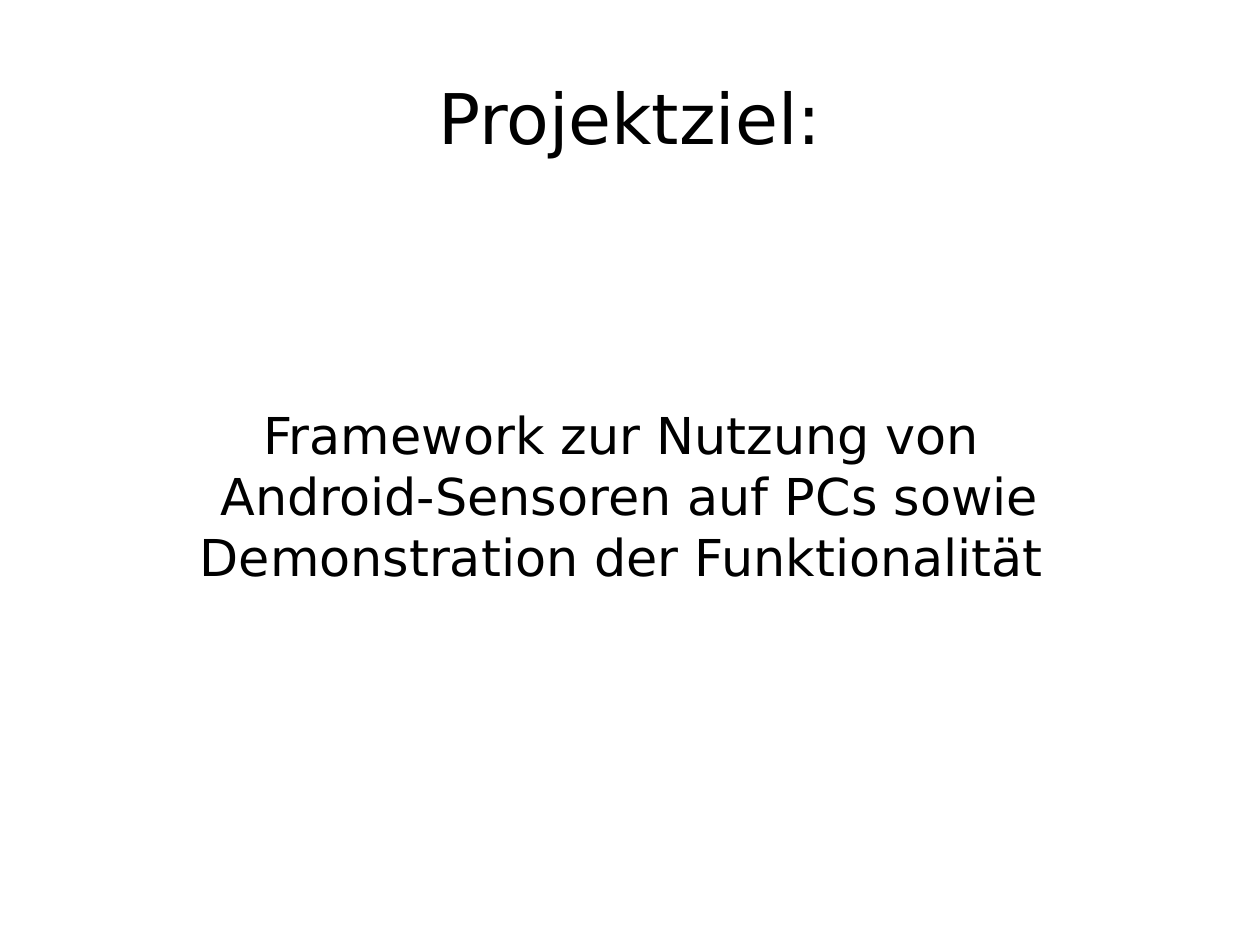
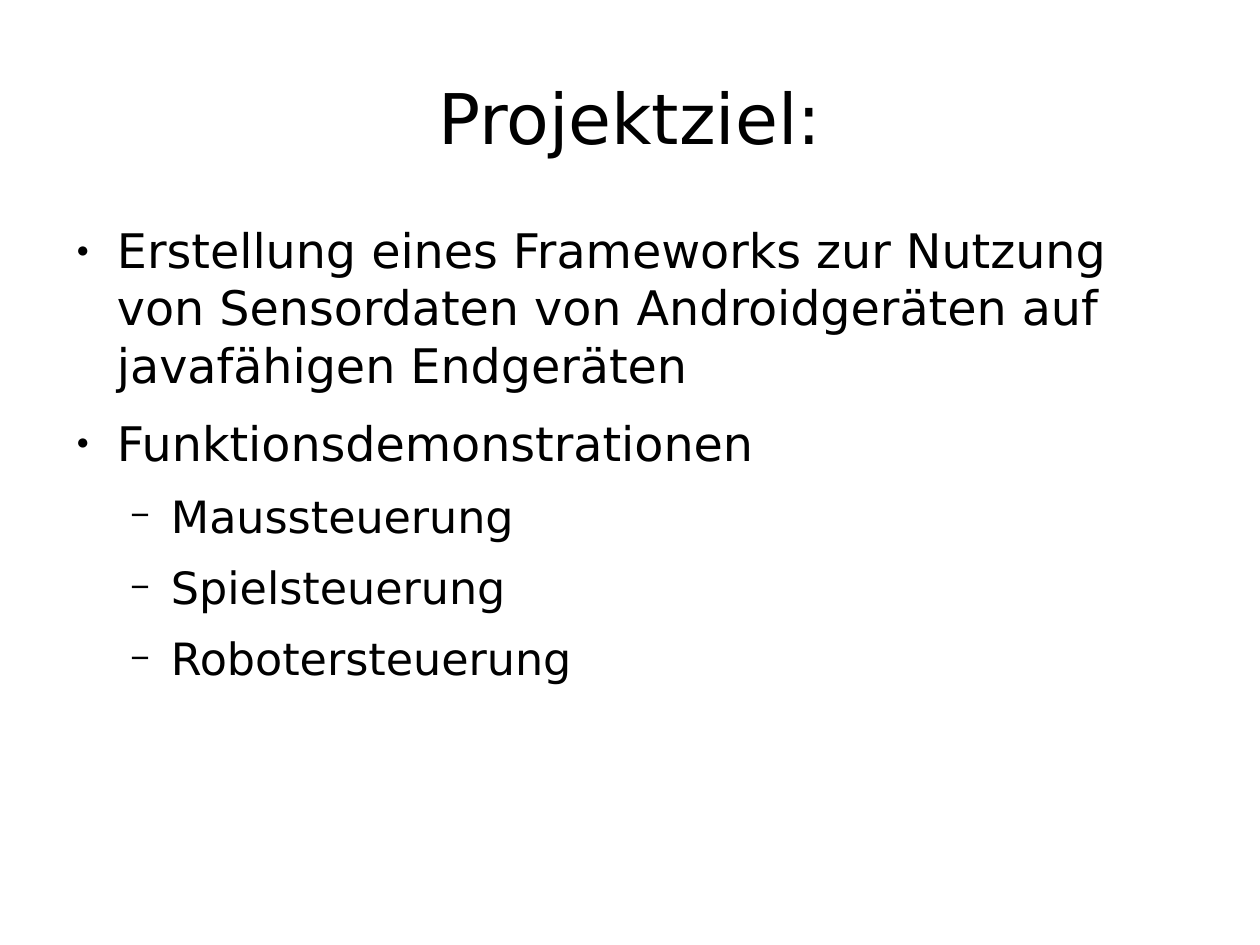
Before and after one commit to enra64/psychic-giggle, a slide deck: slide 2 of zwischenstand anfang dezember.odp. Drawn at 1260x945 pixels with LibreOffice and Linux fonts; fonts in the diff are those of the drawing. Boxes give left, top, right and bottom in pixels: in the first picture for what was removed or moved away, otherwise in the second. Text is boxed around its words. In the diff, an @@ line names an element or a change of style, - is before the commit and + after.

```diff
--- a/zwischenstand anfang dezember.odp
+++ b/zwischenstand anfang dezember.odp
@@ text "Erstellung eines Frameworks zur Nutzung ..." at [117, 231, 1106, 685]: vertical alignment middle to top @@
@@ text at [117, 231, 1106, 685]: text changed; size 32 to 30 pt @@
-Framework zur Nutzung von
-Android-Sensoren auf PCs sowie Demonstration der Funktionalität
+● Erstellung eines Frameworks zur Nutzung von Sensordaten von Androidgeräten auf javafähigen Endgeräten
+● Funktionsdemonstrationen
+  − Maussteuerung
+  − Spielsteuerung
+  − Robotersteuerung
```
Also in this commit, not shown: 6 other slides changed, 15 slides added, 8 slides removed.
